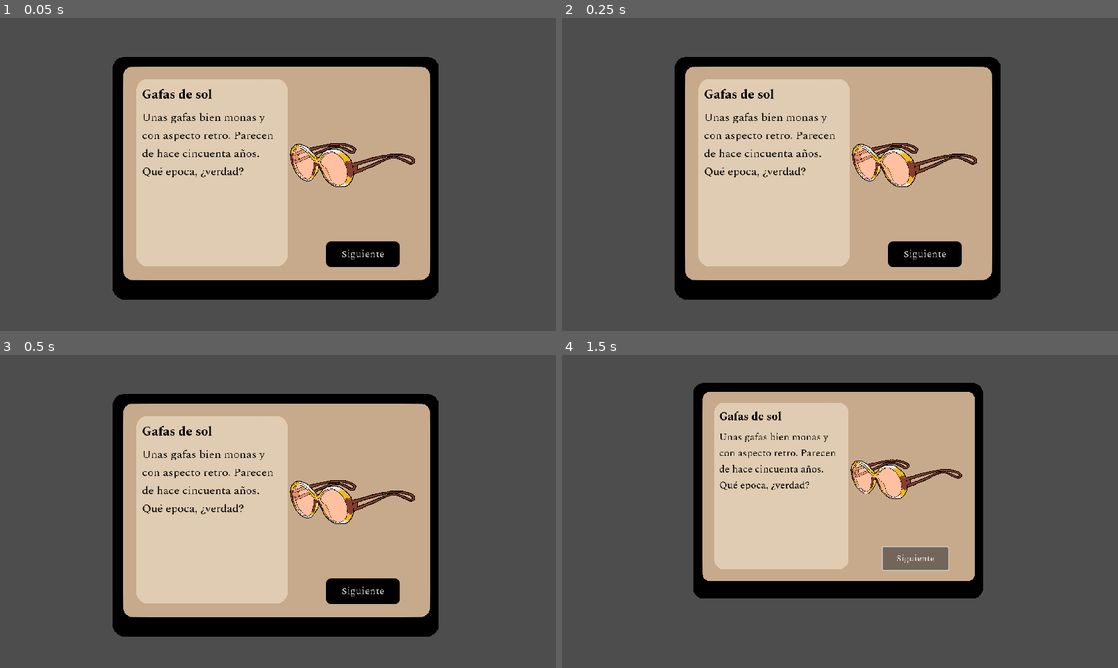
Above: before the commit, frames 1-4 (two rows, left to right).
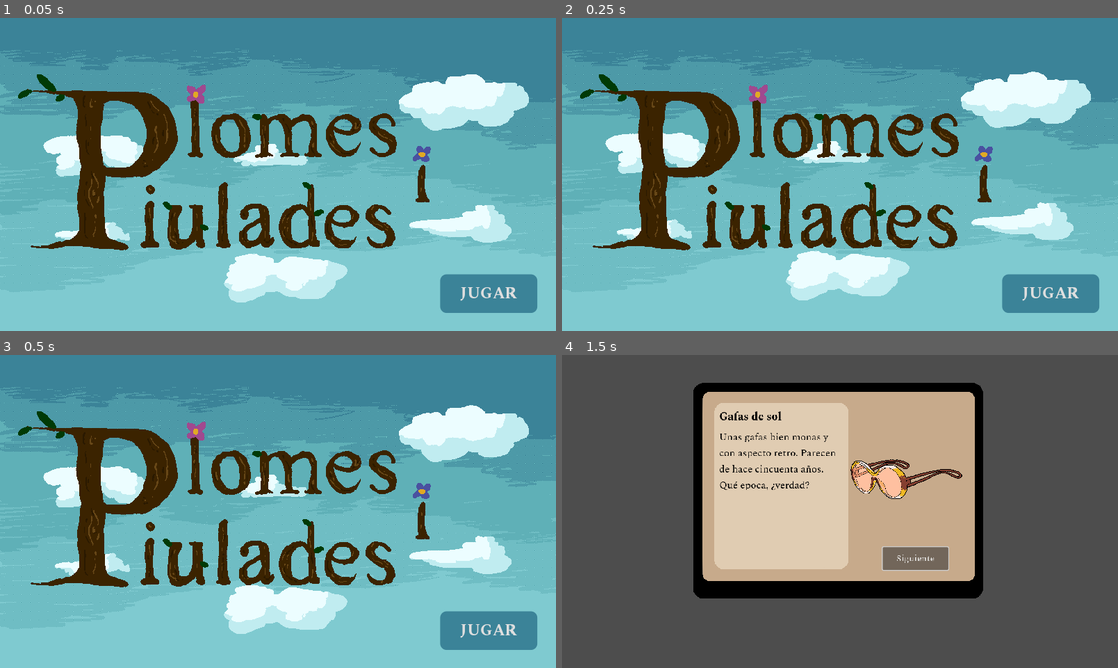
Above: after the commit, the same moments.

Repository: marmaestro/anima-vlc-7
Game: Godot game, scene res://scenes/mundo.tscn
The game is run twice, just before and just after one commit, with the same random seed, the same clock (stepped at 60 frames per second) and the same inputs.
Inputs (mouse positions are in pixels of both pictures, inside the frame that each line leads up to):
- Up to frame 1 (0.05 s): no input
- Up to frame 2 (0.25 s): no input
- Up to frame 3 (0.5 s): no input
- Up to frame 4 (1.5 s): click (1051, 630) at 0.5 s, where only the run after the commit has a clickable "JUGAR"; click "Siguiente" at 1.25 s

The runs differ from the first frame. In frame 1, 100% of the frame differs, in the area x 0-100%, y 0-100%; in frame 2, 100%; in frame 3, 100%; in frame 4, nothing differs.

Commit message:
pantalla titulo

Diff:
--- a/aima-vlc-7/scenes/mundo.tscn
+++ b/aima-vlc-7/scenes/mundo.tscn
@@ -14,6 +14,7 @@
 [ext_resource type="PackedScene" uid="uid://d0pcrmptf0yow" path="res://scenes/graph.tscn" id="14_51cwe"]
 [ext_resource type="Script" path="res://scripts/graph.gd" id="14_c5222"]
 [ext_resource type="Theme" uid="uid://yhek5gfshxwo" path="res://themes/buttons.tres" id="14_o87vs"]
+[ext_resource type="PackedScene" uid="uid://cio4akd3iimy4" path="res://scenes/titol.tscn" id="15_2m7bk"]
 
 [sub_resource type="RectangleShape2D" id="RectangleShape2D_rlslu"]
 size = Vector2(333, 250)
@@ -864,6 +865,9 @@
 visible = false
 script = ExtResource("14_c5222")
 
+[node name="Titol" parent="." instance=ExtResource("15_2m7bk")]
+position = Vector2(432, 243)
+
 [connection signal="pressed" from="Letter/Letter/Next" to="Letter" method="_on_next_pressed"]
 [connection signal="mouse_shape_entered" from="Cards/Card" to="Cards/Card" method="_on_mouse_shape_entered"]
 [connection signal="pressed" from="Cards/Card/SelectButton" to="Letter" method="_on_select_button1_pressed"]
--- /dev/null
+++ b/aima-vlc-7/scenes/titol.tscn
@@ -0,0 +1,87 @@
+[gd_scene load_steps=11 format=3 uid="uid://cio4akd3iimy4"]
+
+[ext_resource type="Script" path="res://scripts/titol.gd" id="1_j7nb4"]
+[ext_resource type="Texture2D" uid="uid://b6f4dajxv8qfm" path="res://sprites/bg/bg.png" id="1_slv2l"]
+[ext_resource type="Texture2D" uid="uid://dc28xc8a47gax" path="res://sprites/bg/nubes1.png" id="2_ucv3q"]
+[ext_resource type="Texture2D" uid="uid://b02ow0x81vtd3" path="res://sprites/bg/titol.png" id="3_73jx1"]
+[ext_resource type="FontFile" uid="uid://b3dxbwaivdqwl" path="res://fonts/Spectral-Bold.ttf" id="4_4bp7c"]
+
+[sub_resource type="Animation" id="Animation_ygd13"]
+resource_name = "move"
+length = 2.0
+loop_mode = 1
+tracks/0/type = "value"
+tracks/0/imported = false
+tracks/0/enabled = true
+tracks/0/path = NodePath("nubes:position")
+tracks/0/interp = 1
+tracks/0/loop_wrap = true
+tracks/0/keys = {
+"times": PackedFloat32Array(0, 0.5, 1, 1.5, 2),
+"transitions": PackedFloat32Array(1, 1, 1, 1, 1),
+"update": 0,
+"values": [Vector2(0, 0), Vector2(0, -10), Vector2(0, 0), Vector2(0, 10), Vector2(0, 0)]
+}
+
+[sub_resource type="Animation" id="Animation_05hol"]
+length = 0.001
+tracks/0/type = "value"
+tracks/0/imported = false
+tracks/0/enabled = true
+tracks/0/path = NodePath("nubes:position")
+tracks/0/interp = 1
+tracks/0/loop_wrap = true
+tracks/0/keys = {
+"times": PackedFloat32Array(0),
+"transitions": PackedFloat32Array(1),
+"update": 0,
+"values": [Vector2(0, -20)]
+}
+
+[sub_resource type="AnimationLibrary" id="AnimationLibrary_4pi66"]
+_data = {
+"RESET": SubResource("Animation_05hol"),
+"move": SubResource("Animation_ygd13")
+}
+
+[sub_resource type="Theme" id="Theme_swucb"]
+
+[sub_resource type="StyleBoxFlat" id="StyleBoxFlat_3rssd"]
+bg_color = Color(0.231373, 0.513726, 0.596078, 1)
+corner_radius_top_left = 10
+corner_radius_top_right = 10
+corner_radius_bottom_right = 10
+corner_radius_bottom_left = 10
+
+[node name="Titol" type="Node2D"]
+script = ExtResource("1_j7nb4")
+
+[node name="bg" type="Sprite2D" parent="."]
+texture = ExtResource("1_slv2l")
+
+[node name="nubes" type="Sprite2D" parent="."]
+position = Vector2(0, -20)
+texture = ExtResource("2_ucv3q")
+
+[node name="AnimationPlayer" type="AnimationPlayer" parent="nubes"]
+root_node = NodePath("../..")
+libraries = {
+"": SubResource("AnimationLibrary_4pi66")
+}
+autoplay = "move"
+
+[node name="titol" type="Sprite2D" parent="."]
+texture = ExtResource("3_73jx1")
+
+[node name="Button" type="Button" parent="."]
+offset_left = 252.0
+offset_top = 155.0
+offset_right = 403.0
+offset_bottom = 215.0
+theme = SubResource("Theme_swucb")
+theme_override_fonts/font = ExtResource("4_4bp7c")
+theme_override_font_sizes/font_size = 25
+theme_override_styles/normal = SubResource("StyleBoxFlat_3rssd")
+text = "JUGAR"
+
+[connection signal="pressed" from="Button" to="." method="_on_button_pressed"]
--- /dev/null
+++ b/aima-vlc-7/scripts/titol.gd
@@ -0,0 +1,16 @@
+extends Node2D
+
+@onready var titol: Node2D = $"."
+
+# Called when the node enters the scene tree for the first time.
+func _ready() -> void:
+	pass # Replace with function body.
+
+
+# Called every frame. 'delta' is the elapsed time since the previous frame.
+func _process(delta: float) -> void:
+	pass
+
+
+func _on_button_pressed() -> void:
+	titol.visible=false
Not shown: 1 places in aima-vlc-7/scenes/mundo.tscn that only renumber resources
Not shown, added: aima-vlc-7/sprites/bg/bg.png.import
Not shown, added: aima-vlc-7/sprites/bg/nubes1.png.import
Not shown, added: aima-vlc-7/sprites/bg/nubes2.png.import
Not shown, added: aima-vlc-7/sprites/bg/nubes3.png.import
Not shown, added: aima-vlc-7/sprites/bg/titol.png.import
Not shown, added: aima-vlc-7/sprites/trinkets/langosta.png.import
Not shown, added: aima-vlc-7/sprites/trinkets/mosquitos.png.import
Not shown, added: aima-vlc-7/sprites/trinkets/telegrafo.png.import
Binary file changed: aima-vlc-7/translations/text_8.ca.translation
Binary file changed: aima-vlc-7/translations/text_8.es.translation
